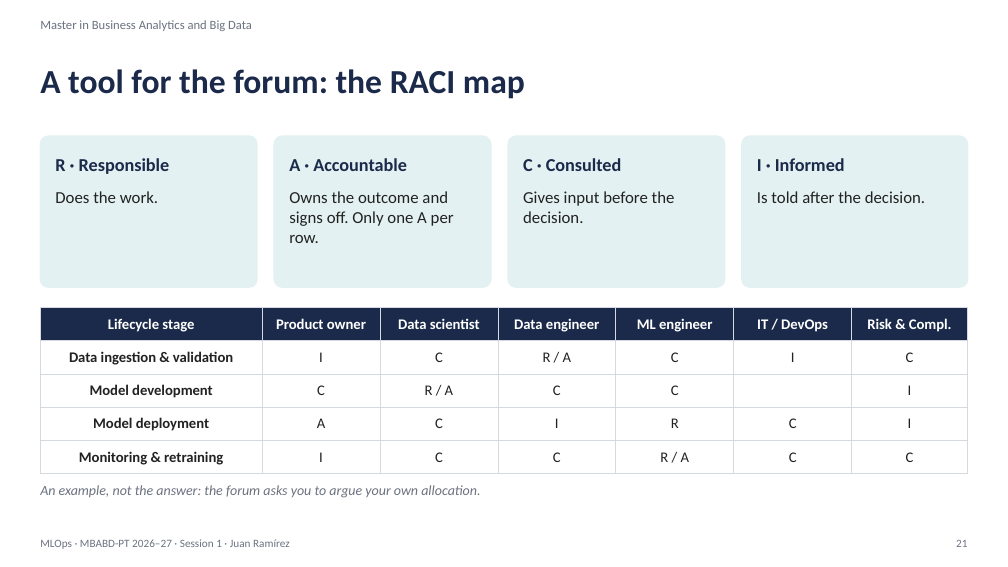
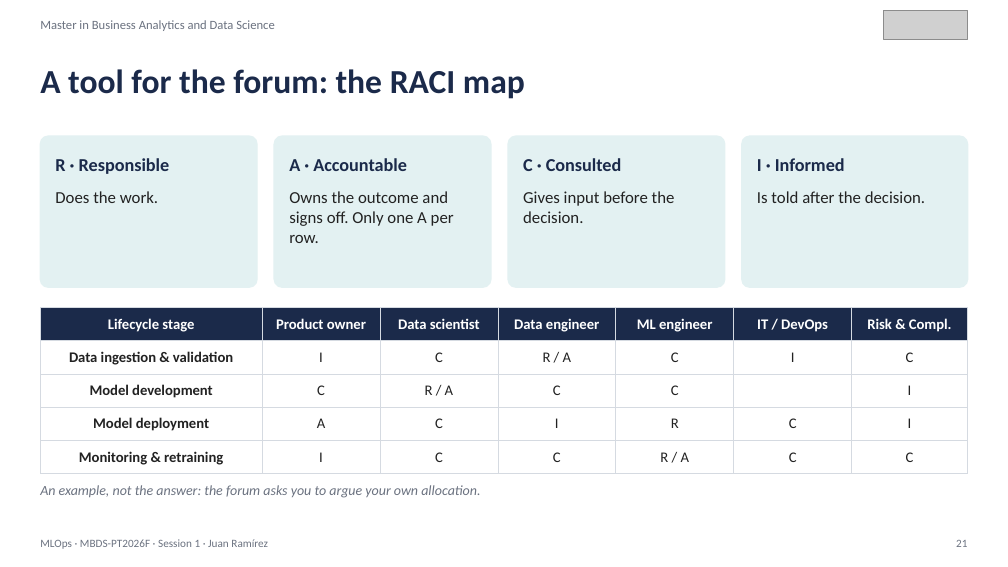
Before and after one commit to juanmaramirezgarcia/mlops-2026-27, a slide deck: slide 21 of 2026-27/S01/MLOps_S01_Foundations_Personas_Lifecycle.pptx. Drawn at 1008x567 pixels with LibreOffice and Linux fonts; fonts in the diff are those of the drawing; grey boxes stand for pictures. Boxes give left, top, right and bottom in pixels: in the first picture for what was removed or moved away, otherwise in the second. Text is boxed around its words. In the diff, an @@ line names an element or a change of style, - is before the commit and + after.

Commit message:
Rebrand: Master in Business Analytics and Data Science, MBDS-PT2026F, IE logo

```diff
--- a/2026-27/S01/MLOps_S01_Foundations_Personas_Lifecycle.pptx
+++ b/2026-27/S01/MLOps_S01_Foundations_Personas_Lifecycle.pptx
@@ text at (40, 20, 275, 31): text changed @@
-Master in Business Analytics and Big Data
+Master in Business Analytics and Data Science
@@ picture added at (883, 10, 968, 39) @@
@@ text at (40, 539, 268, 549): text changed @@
-MLOps · MBABD-PT 2026–27 · Session 1 · Juan Ramírez
+MLOps · MBDS-PT2026F · Session 1 · Juan Ramírez
```
Also in this commit, not shown: 30 other slides changed, 14 other files.
